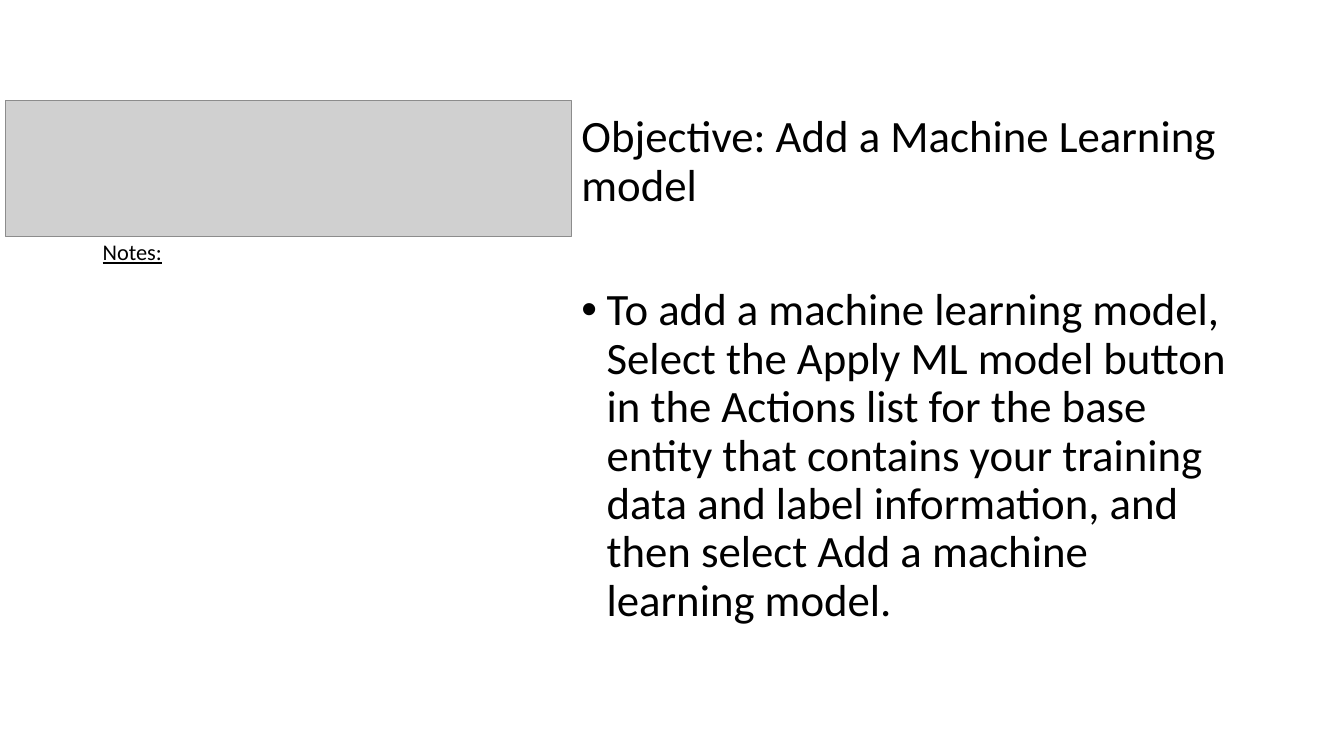
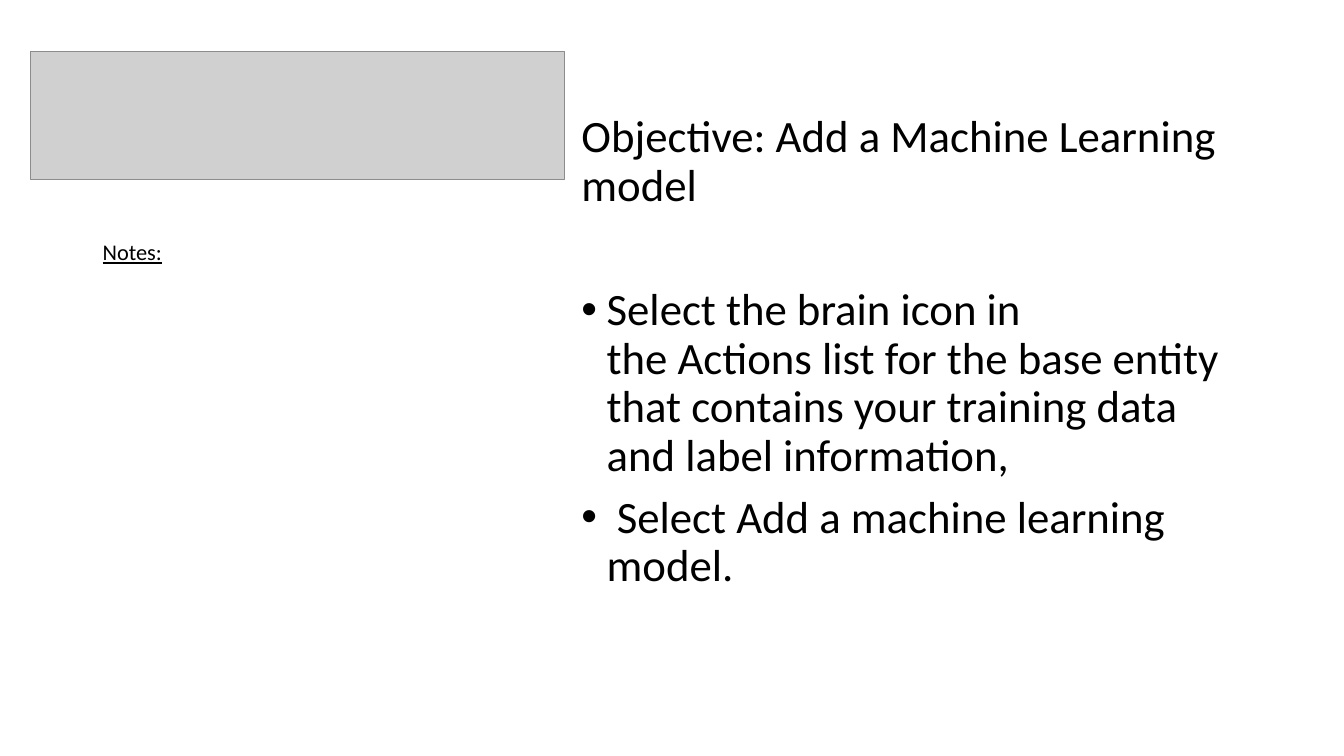
Before and after one commit to aphilip94/bootcamp, a slide deck: slide 11 of AutoML Lab manual.pptx. Drawn at 1344x756 pixels with LibreOffice and Linux fonts; fonts in the diff are those of the drawing; grey boxes stand for pictures. Boxes give left, top, right and bottom in pixels: in the first picture for what was removed or moved away, otherwise in the second. Text is boxed around its words. In the diff, an @@ line names an element or a change of style, - is before the commit and + after.

```diff
--- a/AutoML Lab manual.pptx
+++ b/AutoML Lab manual.pptx
@@ picture: place and size @@
-picture at [5, 101, 571, 236]
+picture at [30, 51, 565, 179]
@@ text at [607, 294, 1219, 582]: text changed @@
-• To add a machine learning model, Select the Apply ML model button in the Actions list for the base entity that contains your training data and label information, and then select Add a machine learning model.
+• Select the brain icon in the Actions list for the base entity that contains your training data and label information,
+• Select Add a machine learning model.
```
Also in this commit, not shown: 18 other slides changed.
